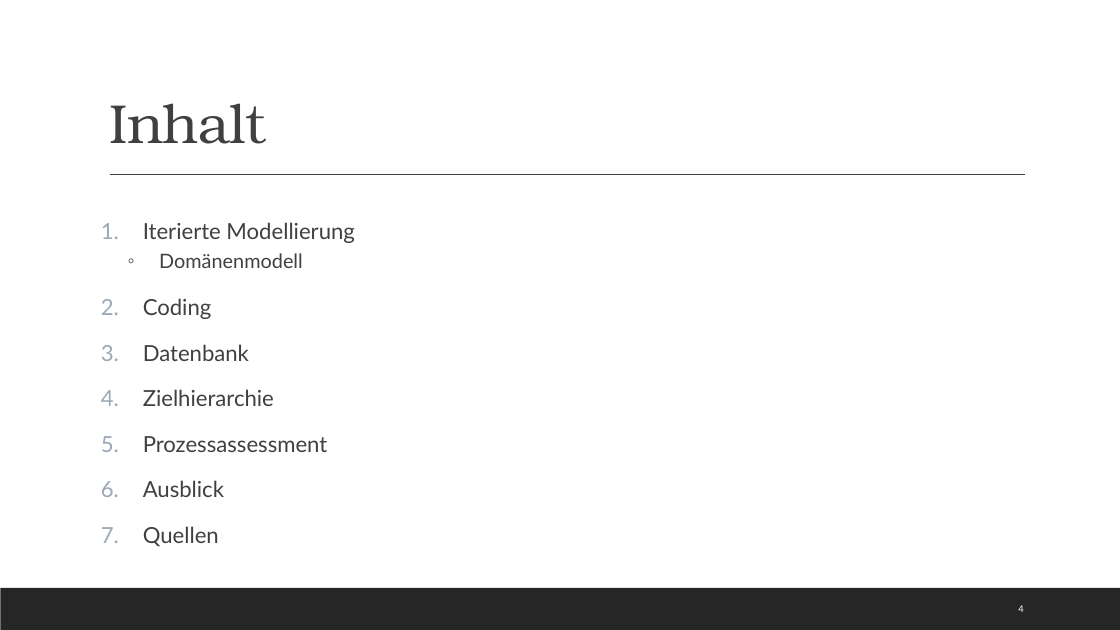
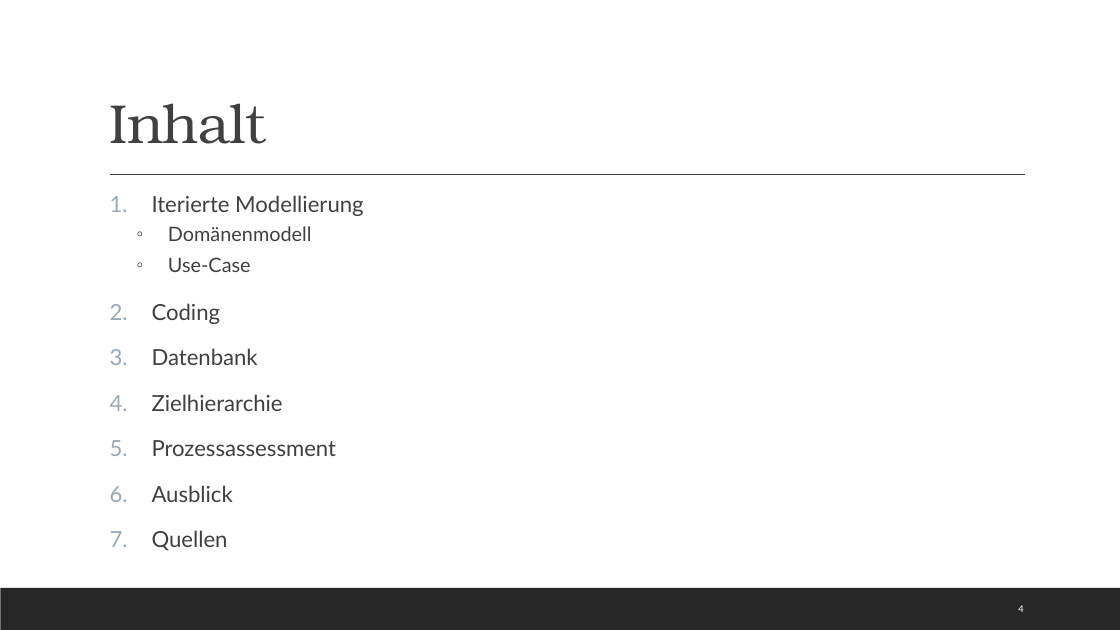
Before and after one commit to Kplacken/EPWS2020SerttasPlackenhohn, a slide deck: slide 4 of Audits/Audit 4/WS2020_SerttasPlackenhohn_Audit4.pptx. Drawn at 1120x630 pixels with LibreOffice and Linux fonts; fonts in the diff are those of the drawing. Boxes give left, top, right and bottom in pixels: in the first picture for what was removed or moved away, otherwise in the second. Text is boxed around its words. In the diff, an @@ line names an element or a change of style, - is before the commit and + after.

```diff
--- a/Audits/Audit 4/WS2020_SerttasPlackenhohn_Audit4.pptx
+++ b/Audits/Audit 4/WS2020_SerttasPlackenhohn_Audit4.pptx
@@ text "Iterierte Modellierung": place and size @@
-text "Iterierte Modellierung" at [143, 222, 354, 547]
+text "Iterierte Modellierung" at [152, 195, 363, 551]
@@ text at [168, 257, 251, 272]: paragraph added @@
+  ◦ Use-Case
```
Also in this commit, not shown: 7 other slides changed, 1 slide added, 1 slide removed.
